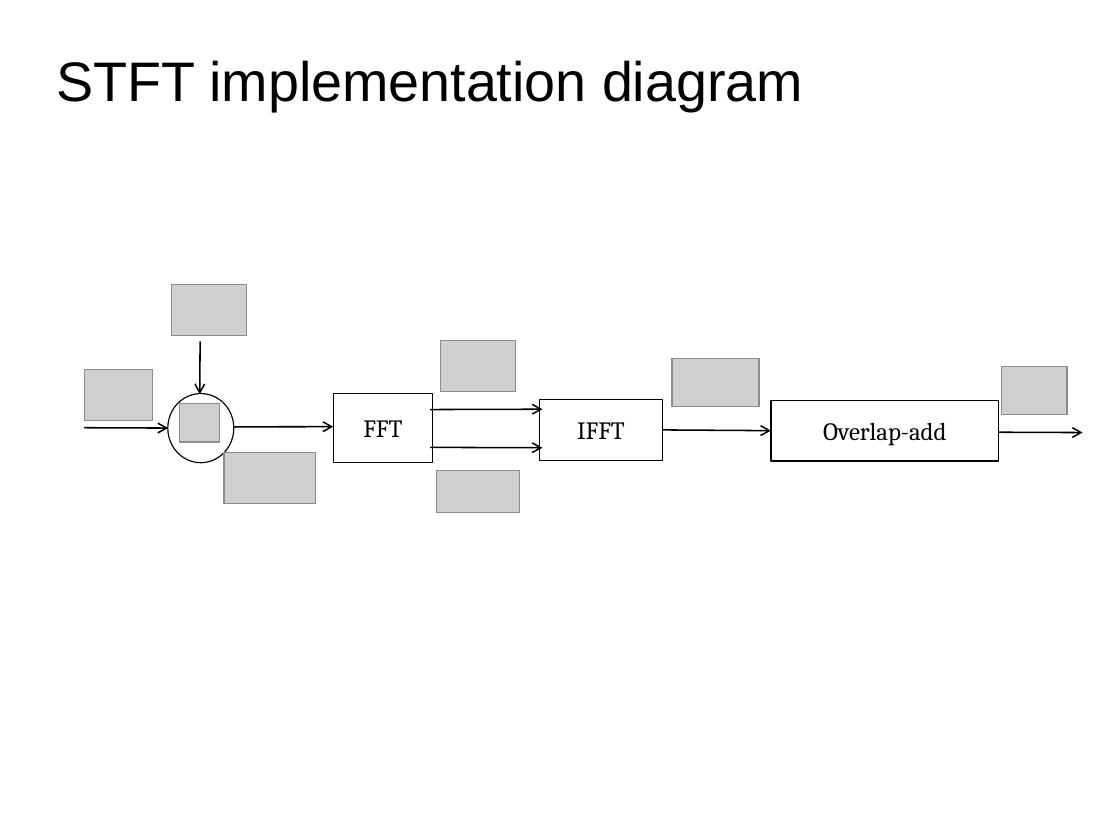
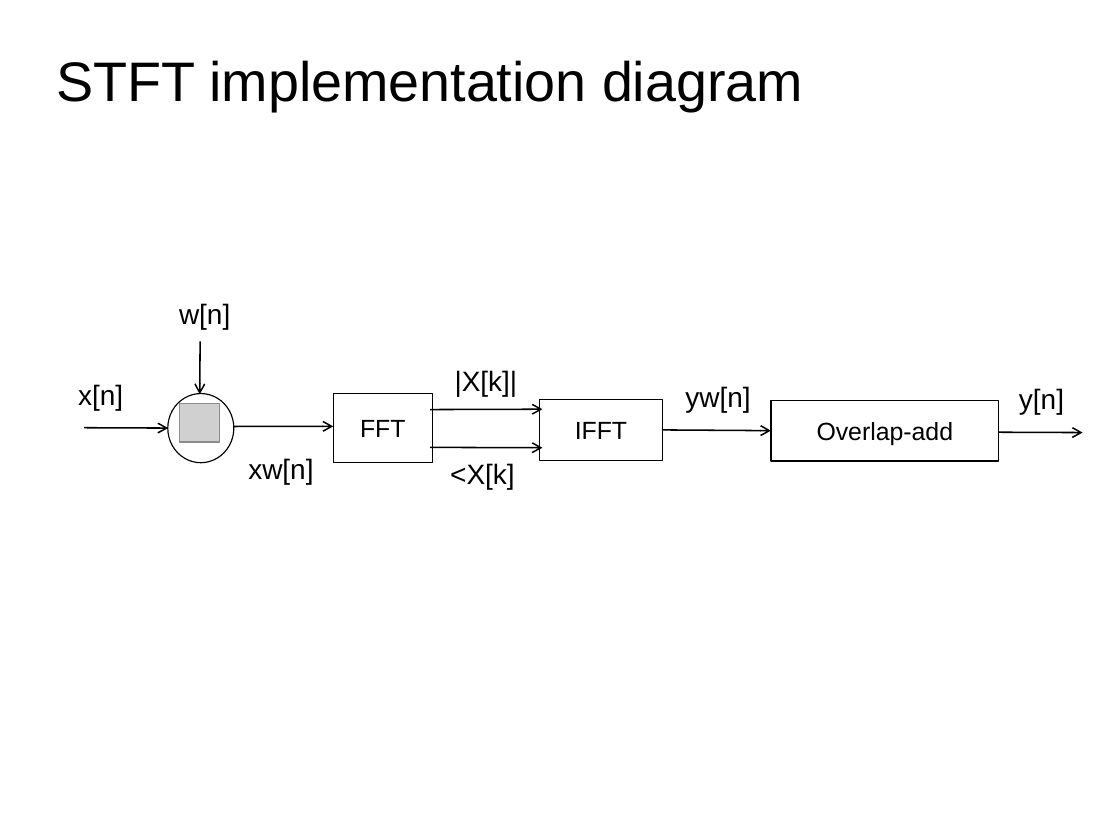
Before and after one commit to MTG/sms-tools, a slide deck: slide 26 of teaching-material/lectures/lect4-STFT/4-STFT.odp (slide 25 before the commit). Drawn at 1120x840 pixels with LibreOffice and Linux fonts; fonts in the diff are those of the drawing; grey boxes stand for pictures. Boxes give left, top, right and bottom in pixels: in the first picture for what was removed or moved away, otherwise in the second. Text is boxed around its words. In the diff, an @@ line names an element or a change of style, - is before the commit and + after.

```diff
--- a/teaching-material/lectures/lect4-STFT/4-STFT.odp
+++ b/teaching-material/lectures/lect4-STFT/4-STFT.odp
@@ picture removed at (x1=171, y1=284, x2=246, y2=336) @@
@@ text added at (x1=179, y1=303, x2=230, y2=329), 18 pt, text #000000 @@
+w[n]
@@ picture removed at (x1=440, y1=340, x2=515, y2=392) @@
@@ picture removed at (x1=672, y1=358, x2=759, y2=407) @@
@@ text added at (x1=78, y1=384, x2=123, y2=410), 18 pt, text #000000 @@
+x[n]
@@ picture removed at (x1=84, y1=370, x2=152, y2=421) @@
@@ text added at (x1=455, y1=370, x2=518, y2=397), 18 pt, text #000000 @@
+|X[k]|
@@ text added at (x1=685, y1=386, x2=750, y2=412), 18 pt, text #000000 @@
+yw[n]
@@ picture removed at (x1=1001, y1=366, x2=1066, y2=414) @@
@@ text added at (x1=1019, y1=388, x2=1064, y2=415), 18 pt, text #000000 @@
+y[n]
@@ font Cambria to Arial in 3 elements at (x1=334, y1=393, x2=433, y2=463), (x1=771, y1=400, x2=998, y2=460), (x1=540, y1=400, x2=662, y2=460) @@
@@ picture removed at (x1=224, y1=452, x2=316, y2=504) @@
@@ text added at (x1=248, y1=458, x2=313, y2=484), 18 pt, text #000000 @@
+xw[n]
@@ picture removed at (x1=437, y1=470, x2=520, y2=513) @@
@@ text added at (x1=450, y1=463, x2=515, y2=489), 18 pt, text #000000 @@
+<X[k]
```
Also in this commit, not shown: 12 other slides changed, 1 slide added, 15 other files.
